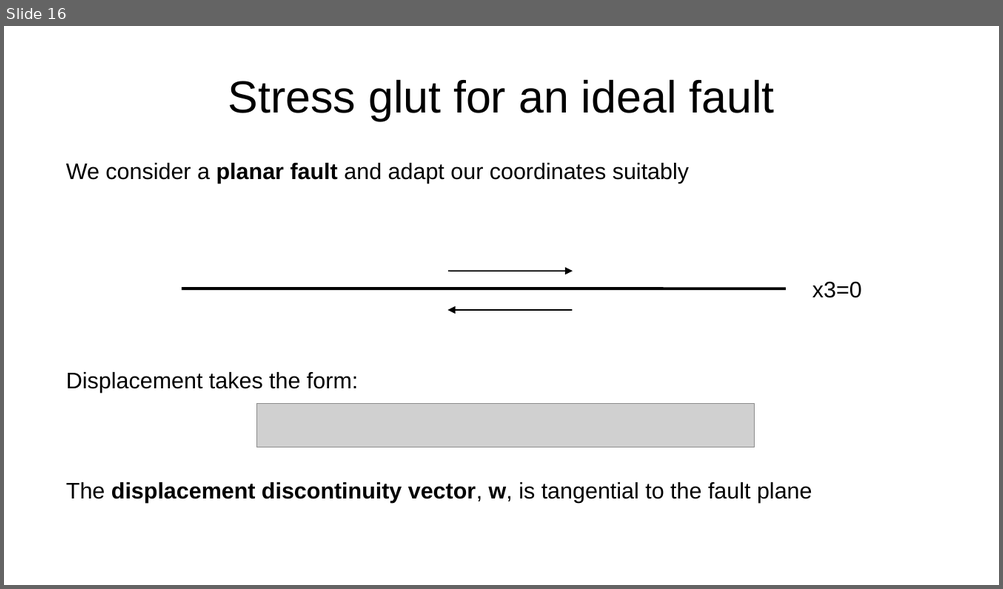
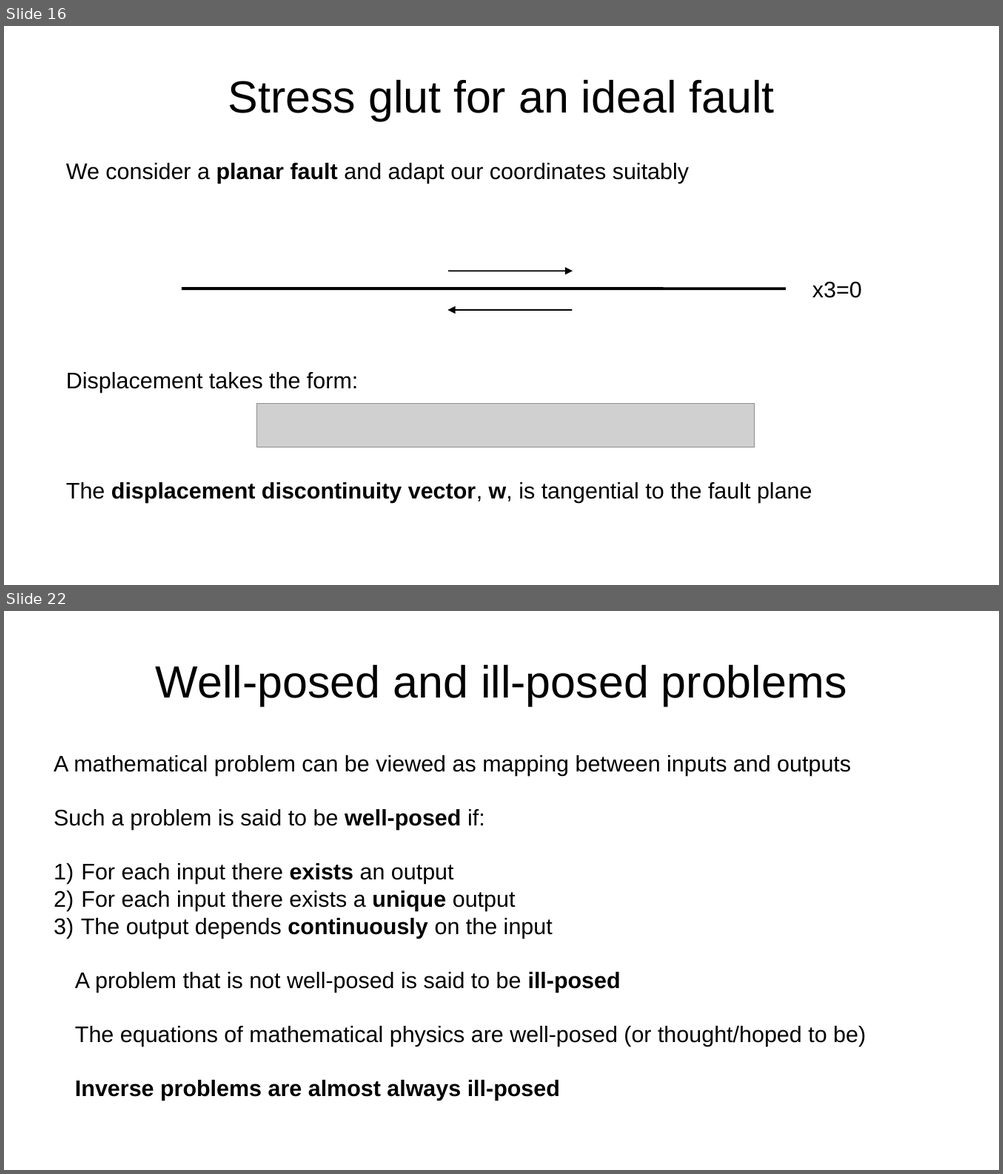
Before and after one commit to da380/PEPLectures, a slide deck: slides/slides3.odp. Shown one above the other, each under a label of ours: slide 16 before the commit, slides 16 and 22 after it; the slides between them are not shown. The pictures are 1003x589 and 1003x1174 pixels, drawn with LibreOffice and Linux fonts; fonts in the diff are those of the drawing; grey boxes stand for pictures. Boxes give left, top, right and bottom in pixels: in the first picture for what was removed or moved away, otherwise in the second. Text is boxed around its words. In the diff, an @@ line names an element or a change of style, - is before the commit and + after.

```diff
--- a/slides/slides3.odp
+++ b/slides/slides3.odp
@@ slide 22 added at bbox=[4, 611, 999, 1170], background #FFFFFF @@
@@ title added at bbox=[156, 664, 847, 706], 36 pt, text #000000 @@
+Well-posed and ill-posed problems
@@ subtitle added at bbox=[54, 755, 865, 1101], 18 pt, text #000000 @@
+A mathematical problem can be viewed as mapping between inputs and outputs
+Such a problem is said to be well-posed if:
+1) For each input there exists an output
+2) For each input there exists a unique output
+3) The output depends continuously on the input
+A problem that is not well-posed is said to be ill-posed
+The equations of mathematical physics are well-posed (or thought/hoped to be)
+Inverse problems are almost always ill-posed
```
Also in this commit, not shown: 1 slide changed, 5 other slides added, 8 other files.
